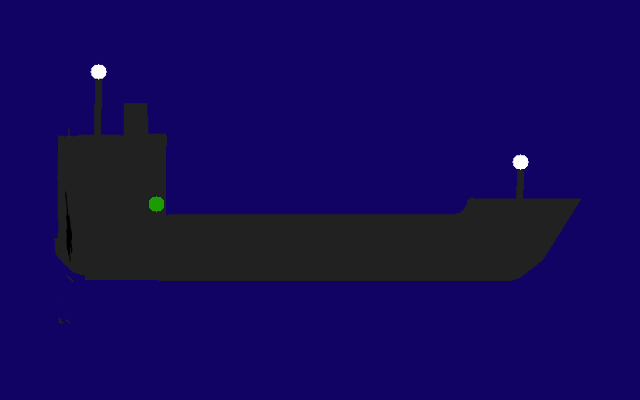
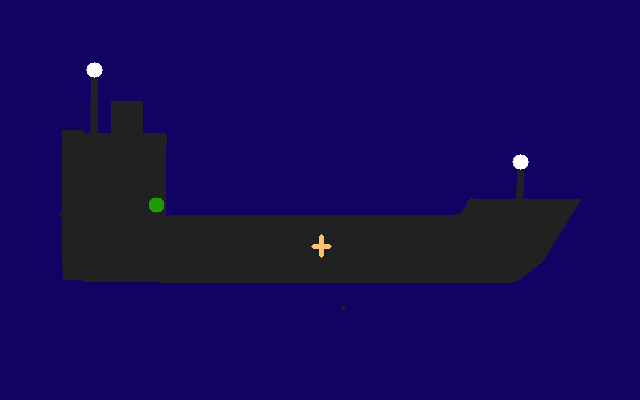
Two versions of the same layered image (640×400). Layer-by-layer changes:
renamed "Pasted Layer" to "stern", painted on it over [54, 116, 90, 324]
renamed "ship" to "stern light", painted on it over [58, 62, 581, 282]
added layer "chimney" above "ship" over [111, 101, 143, 133]
renamed "Pasted Layer #1" to "ship", moved it above "Background", painted on it over [57, 62, 581, 283]
painted on "Background" over [341, 305, 346, 310]
